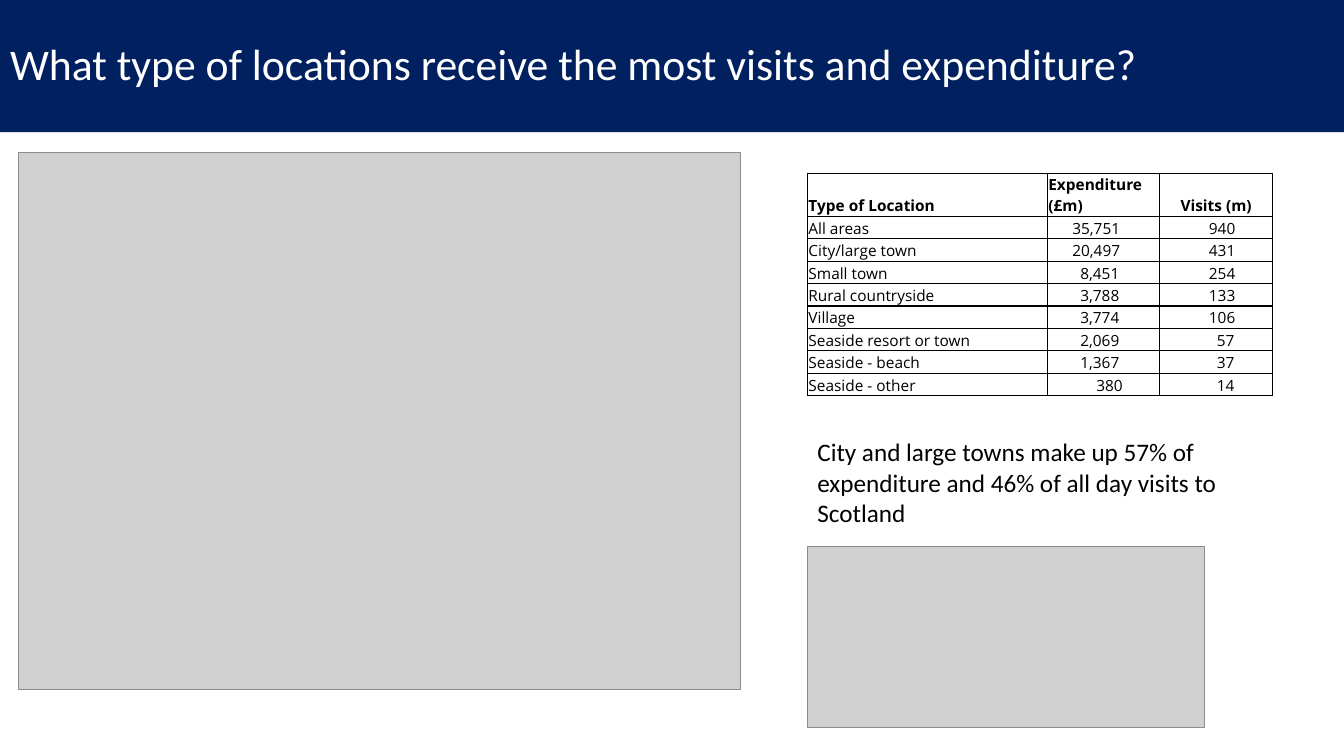
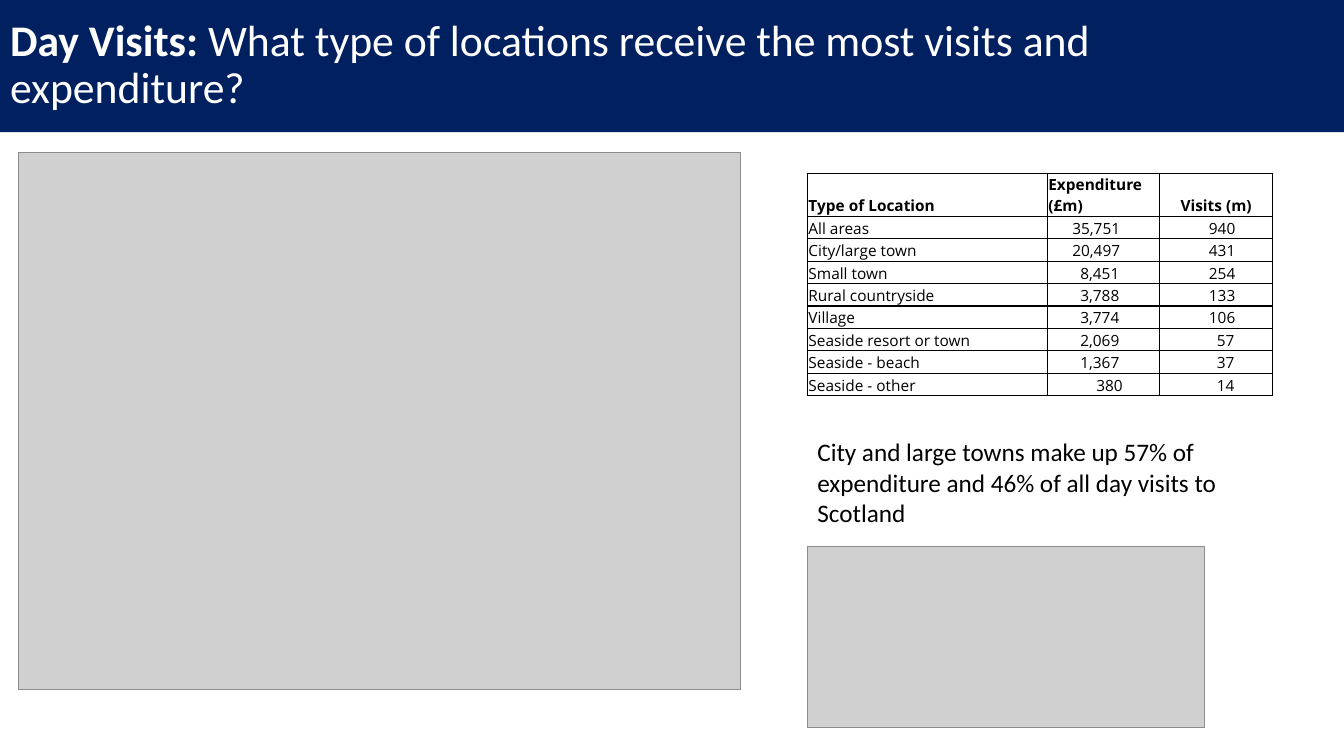
Before and after one commit to barrodea/visit_scotland, a slide deck: slide 8 of Visit Scotland Presentation.pptx. Drawn at 1344x756 pixels with LibreOffice and Linux fonts; fonts in the diff are those of the drawing; grey boxes stand for pictures. Boxes give left, top, right and bottom in pixels: in the first picture for what was removed or moved away, otherwise in the second. Text is boxed around its words. In the diff, an @@ line names an element or a change of style, - is before the commit and + after.

```diff
--- a/Visit Scotland Presentation.pptx
+++ b/Visit Scotland Presentation.pptx
@@ text in rectangle at bbox=[10, 25, 1090, 110]: text changed @@
-What type of locations receive the most visits and expenditure?
+Day Visits: What type of locations receive the most visits and expenditure?
```
Also in this commit, not shown: 7 other slides changed, 1 slide added.
